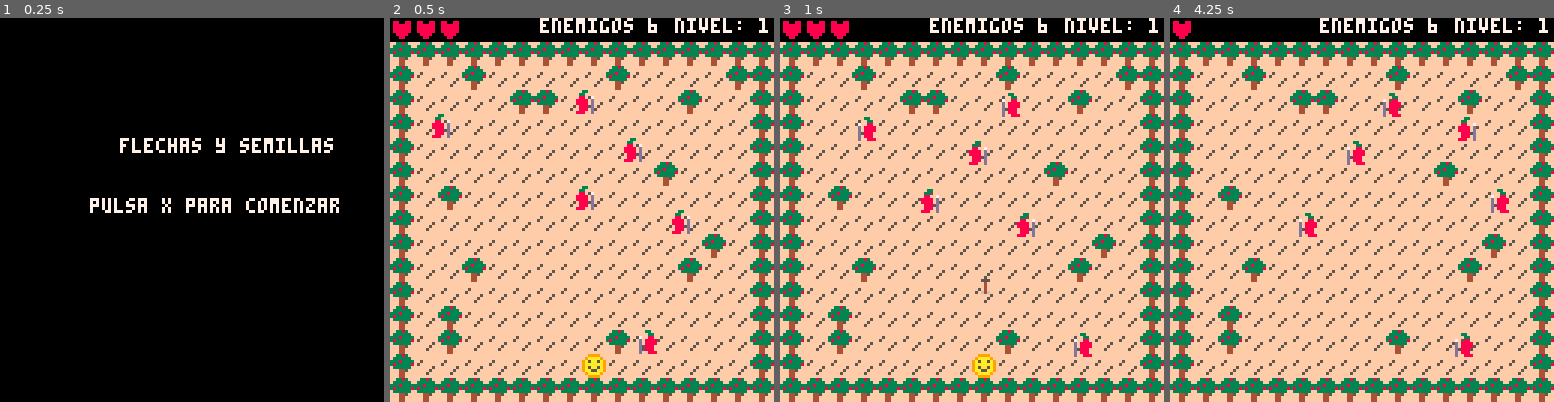
Above: before the commit, frames 1-4 (left to right).
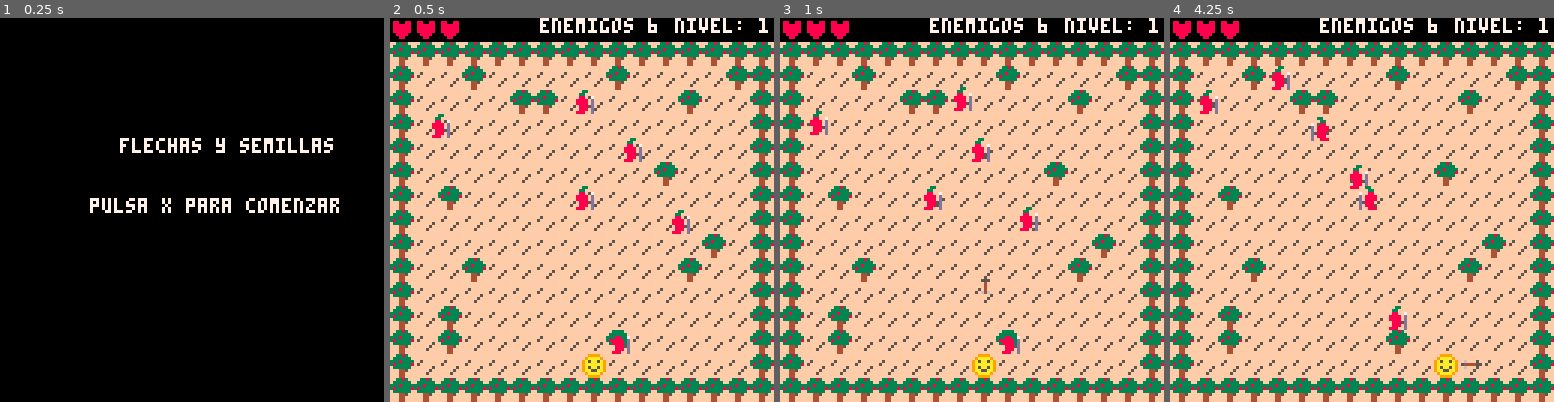
Above: after the commit, the same moments.

Repository: RodrigoS724/trees_archers
Game: PICO-8 cartridge demo.p8
The game is run twice, just before and just after one commit, with the same random seed, the same clock (stepped at 60 frames per second) and the same inputs.
Inputs:
- Up to frame 1 (0.25 s): no input
- Up to frame 2 (0.5 s): tap X (X key) at 0.33 s
- Up to frame 3 (1 s): tap O (Z key) at 0.7 s
- Up to frame 4 (4.25 s): tap X (X key) at 1.07, 1.85, 2.97, 4.08 s; hold Right 1.6-2.1 s; tap O (Z key) every 0.4 s from 1.7 to 4.1 s; hold Up 2.15-2.42 s; hold Right 2.47-3.03 s; hold Left 3.08-3.58 s; hold Down 3.63-3.97 s; hold Right from 4.02 s (still down)

Frame 1 is identical in both runs. In frame 2, 0.3% of the frame differs, in the area x 57-70%, y 81-88%; in frame 3, 1.6%; in frame 4, 2.9%, in the area x 7-89%, y 0-94%.

Commit message:
Update de inversión
Al colisionar ahora entra en cd por 1.5 la inversión, lo que soluciona el problema de inversión multiple

Diff:
--- a/demo.p8
+++ b/demo.p8
@@ -192,19 +192,26 @@
     -- crear el enemigo en la posiciれはn vれくlida
     local enemigo = setmetatable(Personaje.Crear(self, x_aleatorio * TILE_SIZE, y_aleatorio * TILE_SIZE, 50), Enemigo)
     enemigo.direccion = -1
-    enemigo.velocidad = 1
+    enemigo.velocidad = 0.9
     enemigo.sprite = 5
     return enemigo
 end
 
 function Enemigo:Movimiento()
+    -- Tiempo mínimo entre inversiones de dirección
+    local retraso_inversion = 1.5  -- Ajusta según sea necesario
+
     -- Movimiento lateral (horizontal)
     local dx = self.direccion * self.velocidad
     local col_x = self.x + (self.direccion == -1 and 0 or self.ancho)
     if not ColisionConTerrenoCompleto(col_x + dx, self.y, self.ancho, self.alto) then
         self.x += dx
     else
-        self.direccion *= -1 -- Cambiar direcciれはn si colisiona lateralmente
+        -- Cambiar dirección solo si ha pasado suficiente tiempo
+        if t() - (self.tiempo_invertido or 0) > retraso_inversion then
+            self.direccion *= -1
+            self.tiempo_invertido = t()
+        end
     end
 
     -- Movimiento vertical (subir y bajar)
@@ -212,9 +219,11 @@
     if not ColisionConTerrenoCompleto(self.x, nuevo_y, self.ancho, self.alto) then
         self.y = nuevo_y
     else
-        enemigo1_direccion *= -1 -- Cambiar direcciれはn si colisiona con el fondo o techo
-    end
-end
+        enemigo1_direccion *= -1 -- Cambiar dirección si colisiona con el fondo o techo
+    end
+end
+
+
 function Enemigo:ColisionConJugador()
     if self.x < jugador.x + jugador.ancho
             and self.x + self.ancho > jugador.x
